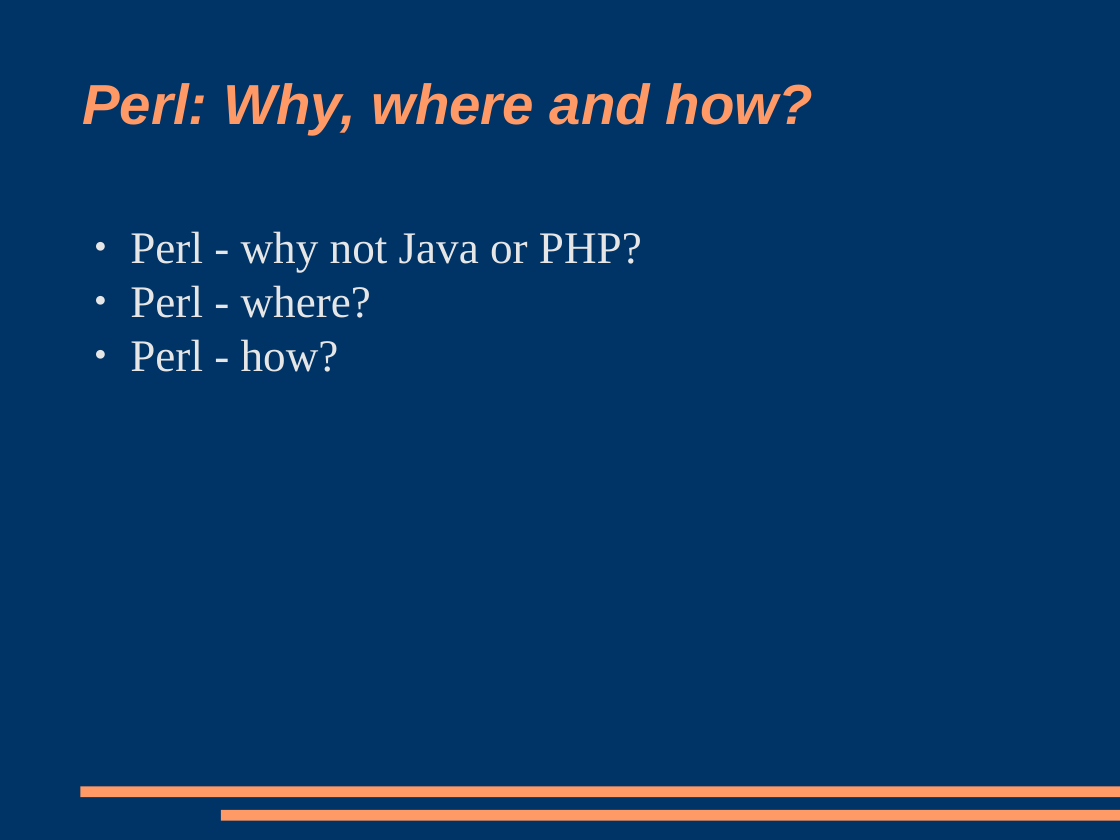
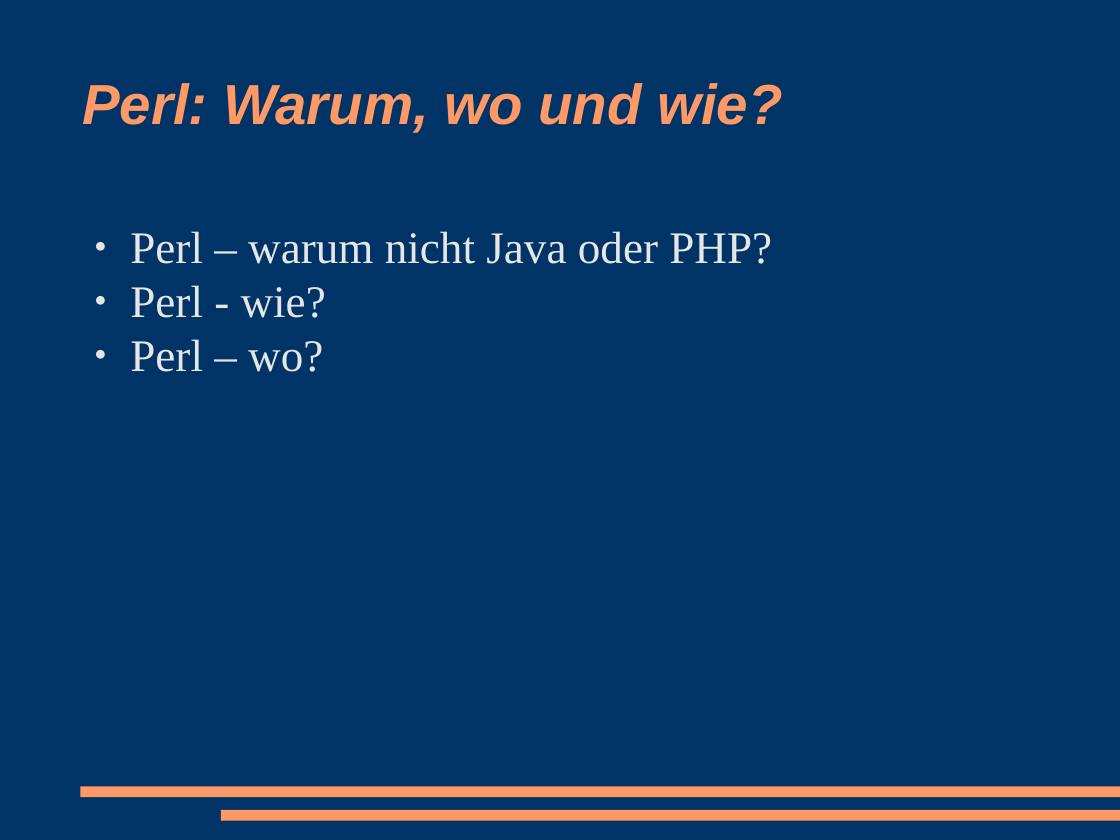
Before and after one commit to racke/Presentations, a slide deck: slide 15 of cebit2009/interchange.odp (slide 9 before the commit). Drawn at 1120x840 pixels with LibreOffice and Linux fonts; fonts in the diff are those of the drawing. Boxes give left, top, right and bottom in pixels: in the first picture for what was removed or moved away, otherwise in the second. Text is boxed around its words. In the diff, an @@ line names an element or a change of style, - is before the commit and + after.

```diff
--- a/cebit2009/interchange.odp
+++ b/cebit2009/interchange.odp
@@ title at (82, 83, 782, 133): text changed @@
-Perl: Why, where and how?
+Perl: Warum, wo und wie?
@@ text at (130, 231, 772, 372): text changed @@
-● Perl - why not Java or PHP?
-● Perl - where?
-● Perl - how?
+● Perl – warum nicht Java oder PHP?
+● Perl - wie?
+● Perl – wo?
```
Also in this commit, not shown: 12 other slides changed, 12 slides added, 8 slides removed, 6 other files.
